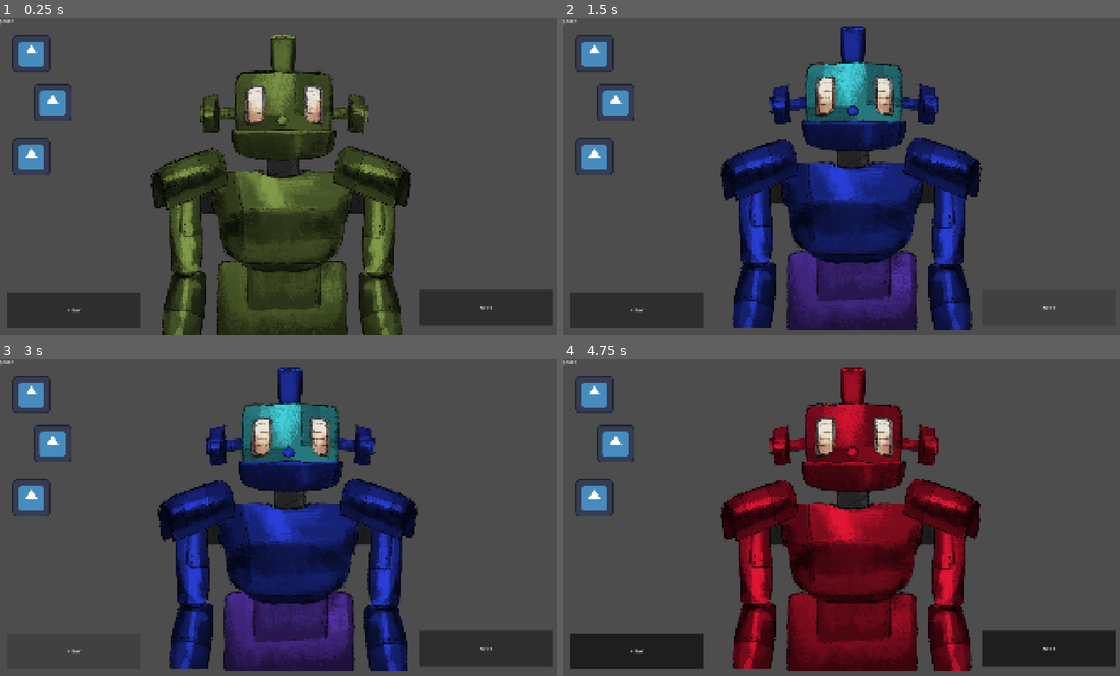
Above: before the commit, frames 1-4 (two rows, left to right).
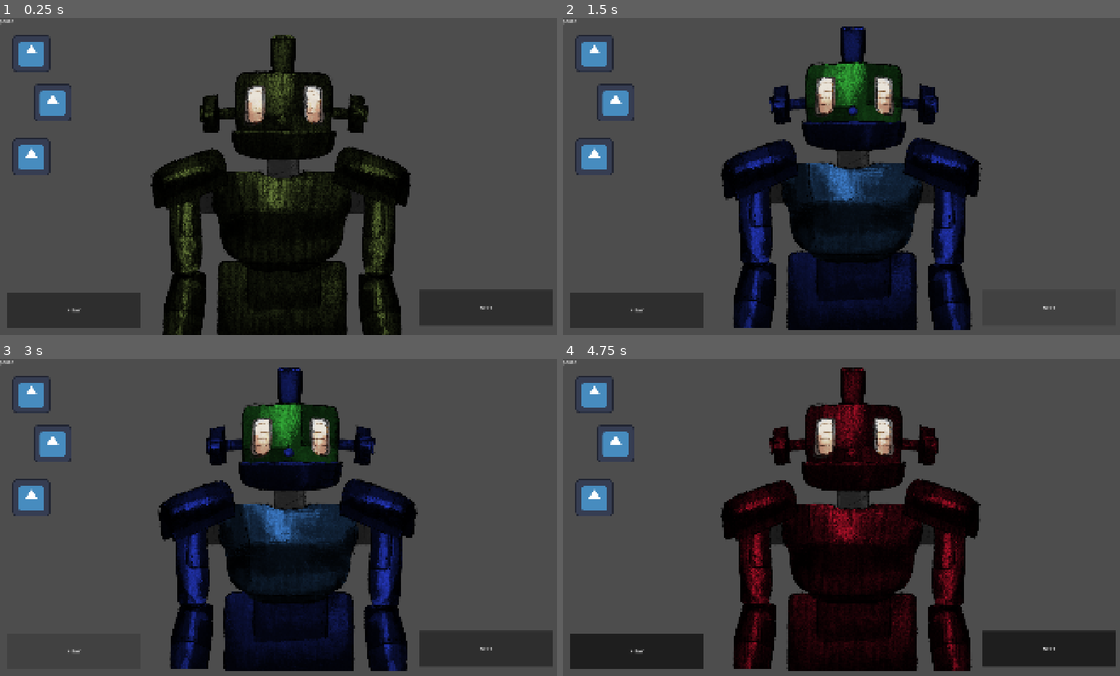
Above: after the commit, the same moments.

Repository: dismox/robots_ldjam_60
Game: Godot game, scene res://main/workshop.tscn
The game is run twice, just before and just after one commit, with the same random seed, the same clock (stepped at 60 frames per second) and the same inputs. The engine's default icon, where the game draws it, is replaced by a stand-in: a white triangle on a blue panel in a dark square.
Inputs:
- Up to frame 1 (0.25 s): no input
- Up to frame 2 (1.5 s): click "NEXT" at 0.5 s; click "NEXT" at 1.25 s
- Up to frame 3 (3 s): click "X-RAY" at 2 s; click "X-RAY" at 2.75 s
- Up to frame 4 (4.75 s): click "X-RAY" at 3.5 s; click "NEXT" at 4.25 s

The runs differ from the first frame. In frame 1, 24% of the frame differs, in the area x 26-74%, y 5-100%; in frame 2, 25%; in frame 3, 25%; in frame 4, 25%, in the area x 28-76%, y 2-99%.

Commit message:
ржавчина

Diff:
--- a/main/robot/body_part.gd
+++ b/main/robot/body_part.gd
@@ -8,7 +8,7 @@
 @export var prefered_body_part: int
 @export var current_body_part: int
 
-@export var rustiness: float = 0.0
+@export var rust_level: float = 0.0
 @export var can_rust: bool = true
 @export var has_color: bool = true
 @export var is_shaking: bool = false
@@ -63,6 +63,10 @@
 	texture = Global.body_part_database.get_body_part_texture(type, texture_id)
 	current_body_part = texture_id
 
+func set_rust_level(value: float) -> void:
+	rust_level = value
+	var rust_material := material as ShaderMaterial
+	rust_material.set_shader_parameter("rust_strength", rust_level)
 
 func _on_mouse_entered() -> void:
 	Global.shake_control(self)
--- a/main/robot/robot.gd
+++ b/main/robot/robot.gd
@@ -34,12 +34,15 @@
 	for part in custom_parts:
 		part.connect("mouse_entered", part._on_mouse_entered)
 		part.connect("mouse_exited", part._on_mouse_exited)
+		if part.can_rust:
+			part.set_rust_level(randf())
 		if part.has_color:
 			part.prefered_color = main_color
 			part.change_color(main_color)
+			part
 	var random_color_parts_amount: int = randi() % 3
 	if random_color_parts_amount > 0:
 		for i in range(random_color_parts_amount):
 			var part = custom_parts.pick_random()
 			if part.has_color:
-				part.change_color(Color.from_hsv(randf(),0.7,1.0))
+				part.change_color(Color.from_hsv(randf(), 0.7, 1.0, 1.5))
--- a/main/robot/robot.tscn
+++ b/main/robot/robot.tscn
@@ -3,7 +3,9 @@
 [ext_resource type="Script" uid="uid://vj6b32x7fci8" path="res://main/robot/robot.gd" id="1_3153p"]
 [ext_resource type="Texture2D" uid="uid://1nqcblo4bp5b" path="res://main/assets/robot_parts/wireframe.png" id="2_ayiut"]
 [ext_resource type="Script" uid="uid://b64af88ukgtxj" path="res://main/robot/body_part.gd" id="2_ewvo3"]
+[ext_resource type="Shader" uid="uid://c6v6axeghfb1q" path="res://main/texture.gdshader" id="4_chm4n"]
 [ext_resource type="Texture2D" uid="uid://bpsjrvjnx7jth" path="res://main/assets/robot_parts/head/head_1.png" id="4_i0eal"]
+[ext_resource type="Texture2D" uid="uid://cwjtftgrlulog" path="res://main/assets/rust.png" id="5_8dvs4"]
 [ext_resource type="Texture2D" uid="uid://l5gsuo458ka7" path="res://main/assets/robot_parts/head_top/head_top_1.png" id="5_chm4n"]
 [ext_resource type="Texture2D" uid="uid://d2kjpsijjq8sj" path="res://main/assets/robot_parts/nose/nose_1.png" id="6_8dvs4"]
 [ext_resource type="Texture2D" uid="uid://2c7yitt45sdm" path="res://main/assets/robot_parts/eyes/eyes_1.png" id="7_jdled"]
@@ -15,6 +17,9 @@
 [ext_resource type="Texture2D" uid="uid://b8be7ly8u0d60" path="res://main/assets/robot_parts/shoulder/shoulder_1.png" id="13_tmtkg"]
 
 [sub_resource type="ShaderMaterial" id="ShaderMaterial_mrfjb"]
+shader = ExtResource("4_chm4n")
+shader_parameter/rust_texture = ExtResource("5_8dvs4")
+shader_parameter/rust_strength = 1.0
 
 [node name="Robot" type="Node2D" unique_id=560495161 node_paths=PackedStringArray("custom_parts", "inside_parts")]
 position = Vector2(987, 630)
@@ -57,6 +62,7 @@
 [node name="HeadTop" type="TextureRect" parent="Wireframe/Head" unique_id=1111886860]
 unique_name_in_owner = true
 z_index = -1
+material = SubResource("ShaderMaterial_mrfjb")
 layout_mode = 0
 offset_left = 121.0
 offset_top = -118.0
@@ -67,7 +73,6 @@
 texture = ExtResource("5_chm4n")
 script = ExtResource("2_ewvo3")
 is_shaking = true
-metadata/_edit_use_anchors_ = true
 
 [node name="Eyes" type="TextureRect" parent="Wireframe/Head" unique_id=1012287820]
 unique_name_in_owner = true
@@ -83,11 +88,11 @@
 script = ExtResource("2_ewvo3")
 can_rust = false
 has_color = false
-metadata/_edit_use_anchors_ = true
 
 [node name="Mouth" type="TextureRect" parent="Wireframe/Head" unique_id=563573763]
 unique_name_in_owner = true
 z_index = 2
+material = SubResource("ShaderMaterial_mrfjb")
 layout_mode = 0
 offset_left = -11.0
 offset_top = 199.0
@@ -98,11 +103,11 @@
 texture = ExtResource("8_cg33d")
 script = ExtResource("2_ewvo3")
 is_shaking = true
-metadata/_edit_use_anchors_ = true
 
 [node name="Ears" type="TextureRect" parent="Wireframe/Head" unique_id=2100132916]
 unique_name_in_owner = true
 z_index = -1
+material = SubResource("ShaderMaterial_mrfjb")
 layout_mode = 0
 offset_left = -119.0
 offset_top = 77.0
@@ -113,11 +118,11 @@
 texture = ExtResource("9_vsw52")
 script = ExtResource("2_ewvo3")
 is_shaking = true
-metadata/_edit_use_anchors_ = true
 
 [node name="Brain" type="TextureRect" parent="Wireframe/Head" unique_id=1119586839]
 unique_name_in_owner = true
 visible = false
+material = SubResource("ShaderMaterial_mrfjb")
 layout_mode = 0
 offset_transform_enabled = true
 mouse_filter = 0
@@ -128,6 +133,7 @@
 [node name="Nose" type="TextureRect" parent="Wireframe/Head" unique_id=1772832644]
 unique_name_in_owner = true
 z_index = 4
+material = SubResource("ShaderMaterial_mrfjb")
 layout_mode = 0
 offset_left = 144.0
 offset_top = 154.0
@@ -138,10 +144,10 @@
 texture = ExtResource("6_8dvs4")
 script = ExtResource("2_ewvo3")
 is_shaking = true
-metadata/_edit_use_anchors_ = true
 
 [node name="BodyBottom" type="TextureRect" parent="Wireframe" unique_id=1929036463]
 unique_name_in_owner = true
+material = SubResource("ShaderMaterial_mrfjb")
 layout_mode = 0
 offset_left = 95.0
 offset_top = 504.0
@@ -157,6 +163,7 @@
 [node name="Guts" type="TextureRect" parent="Wireframe/BodyBottom" unique_id=2048753572]
 unique_name_in_owner = true
 visible = false
+material = SubResource("ShaderMaterial_mrfjb")
 layout_mode = 0
 offset_transform_enabled = true
 mouse_filter = 0
@@ -166,6 +173,7 @@
 
 [node name="BodyTop" type="TextureRect" parent="Wireframe" unique_id=1674611870]
 unique_name_in_owner = true
+material = SubResource("ShaderMaterial_mrfjb")
 layout_mode = 0
 offset_left = 79.0
 offset_top = 201.0
@@ -181,6 +189,7 @@
 [node name="Heart" type="TextureRect" parent="Wireframe/BodyTop" unique_id=853200514]
 unique_name_in_owner = true
 visible = false
+material = SubResource("ShaderMaterial_mrfjb")
 layout_mode = 0
 offset_transform_enabled = true
 mouse_filter = 0
@@ -190,6 +199,7 @@
 
 [node name="LeftArm" type="TextureRect" parent="Wireframe" unique_id=1720877252]
 unique_name_in_owner = true
+material = SubResource("ShaderMaterial_mrfjb")
 layout_mode = 0
 offset_left = -85.0
 offset_top = 214.99997
@@ -204,6 +214,7 @@
 
 [node name="LeftShoulder" type="TextureRect" parent="Wireframe/LeftArm" unique_id=1301256859]
 unique_name_in_owner = true
+material = SubResource("ShaderMaterial_mrfjb")
 layout_mode = 0
 offset_left = -42.0
 offset_top = -88.0
@@ -218,6 +229,7 @@
 
 [node name="RightArm" type="TextureRect" parent="Wireframe" unique_id=1702133536]
 unique_name_in_owner = true
+material = SubResource("ShaderMaterial_mrfjb")
 layout_mode = 0
 offset_left = 577.0
 offset_top = 219.99997
@@ -233,6 +245,7 @@
 
 [node name="RightShoulder" type="TextureRect" parent="Wireframe/RightArm" unique_id=389838525]
 unique_name_in_owner = true
+material = SubResource("ShaderMaterial_mrfjb")
 layout_mode = 0
 offset_left = -83.0
 offset_top = -99.0
@@ -245,8 +258,3 @@
 script = ExtResource("2_ewvo3")
 is_shaking = true
 metadata/_edit_use_anchors_ = true
-
-[connection signal="mouse_entered" from="Wireframe/Head" to="Wireframe/Head" method="_on_mouse_entered"]
-[connection signal="mouse_exited" from="Wireframe/Head" to="Wireframe/Head" method="_on_mouse_exited"]
-[connection signal="mouse_entered" from="Wireframe/Head/HeadTop" to="Wireframe/Head/HeadTop" method="_on_mouse_entered"]
-[connection signal="mouse_exited" from="Wireframe/Head/HeadTop" to="Wireframe/Head/HeadTop" method="_on_mouse_exited"]
--- a/main/texture.gdshader
+++ b/main/texture.gdshader
@@ -1,14 +1,16 @@
 shader_type canvas_item;
 
-uniform sampler2D polish_texture : source_color;
-uniform float polish_strength : hint_range(0.0, 1.0) = 1.0;
+uniform sampler2D rust_texture : source_color;
+uniform float rust_strength : hint_range(0.0, 1.0) = 1.0;
 
 void fragment() {
-    vec4 base = texture(TEXTURE, UV);
-    vec4 polish = texture(polish_texture, UV);
+	vec4 base = texture(TEXTURE, UV);
+	vec4 rust = texture(rust_texture, UV);
 
-    float alpha = base.a * polish.a * polish_strength;
+	float blend = rust.a * rust_strength;
 
-    COLOR.rgb = mix(base.rgb, polish.rgb, alpha);
-    COLOR.a = base.a;
+	COLOR = vec4(
+		base.rgb * mix(vec3(1.0), rust.rgb, blend),
+		base.a
+	) * COLOR;
 }
--- a/main/workshop.tscn
+++ b/main/workshop.tscn
@@ -4,15 +4,13 @@
 [ext_resource type="Script" uid="uid://btua4i6yhf0ie" path="res://main/gameplay.gd" id="1_s8op5"]
 [ext_resource type="Shader" uid="uid://c6v6axeghfb1q" path="res://main/texture.gdshader" id="2_i77jv"]
 [ext_resource type="Script" uid="uid://blkgtieyxnwei" path="res://main/current_item_node.gd" id="2_mrfjb"]
-[ext_resource type="Texture2D" uid="uid://7hf6c6l4ie8o" path="res://main/assets/Seamless-Rust-Texture.jpg" id="3_db4gj"]
 [ext_resource type="PackedScene" uid="uid://cndxkft06i84a" path="res://main/robot/robot.tscn" id="5_gt6vn"]
 [ext_resource type="Texture2D" uid="uid://coq2v511dd6ui" path="res://icon.svg" id="6_gt6vn"]
 [ext_resource type="Script" uid="uid://cnrbcw2l2jqrh" path="res://main/item.gd" id="7_eewe3"]
 
 [sub_resource type="ShaderMaterial" id="ShaderMaterial_wb4oo"]
 shader = ExtResource("2_i77jv")
-shader_parameter/polish_texture = ExtResource("3_db4gj")
-shader_parameter/polish_strength = 0.5130000243675
+shader_parameter/rust_strength = 1.0
 
 [node name="GameScene" type="Node" unique_id=425906612]
 script = ExtResource("1_s8op5")
@@ -102,7 +100,7 @@
 texture = ExtResource("6_gt6vn")
 script = ExtResource("7_eewe3")
 
-[node name="Label" type="Label" parent="." unique_id=202371671]
+[node name="Money" type="Label" parent="." unique_id=202371671]
 offset_right = 377.0
 offset_bottom = 97.0
 text = "$0000"
